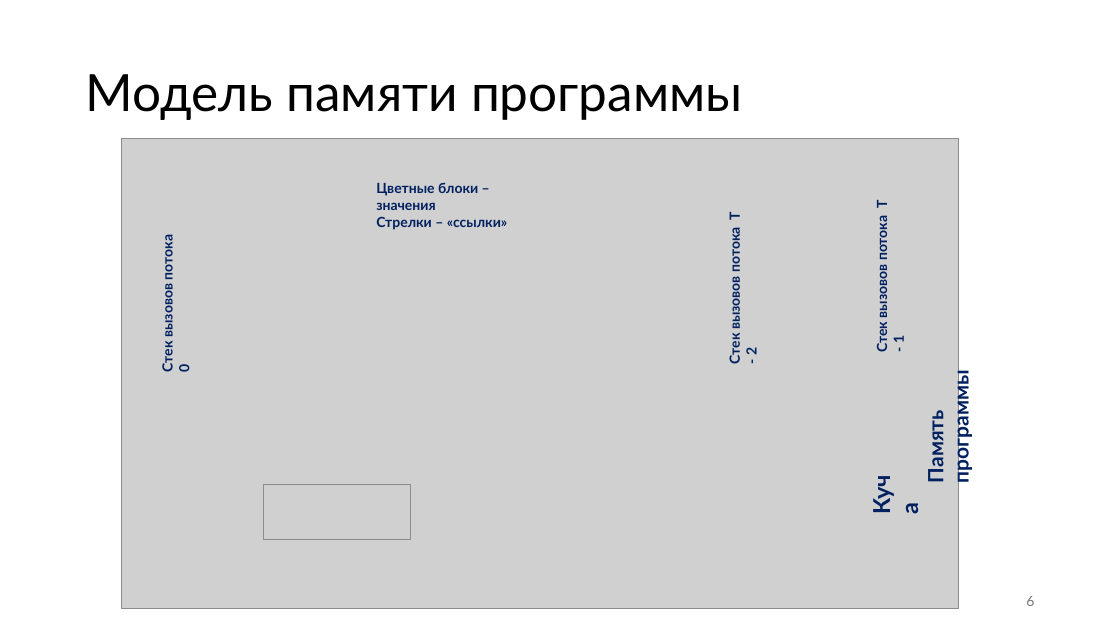
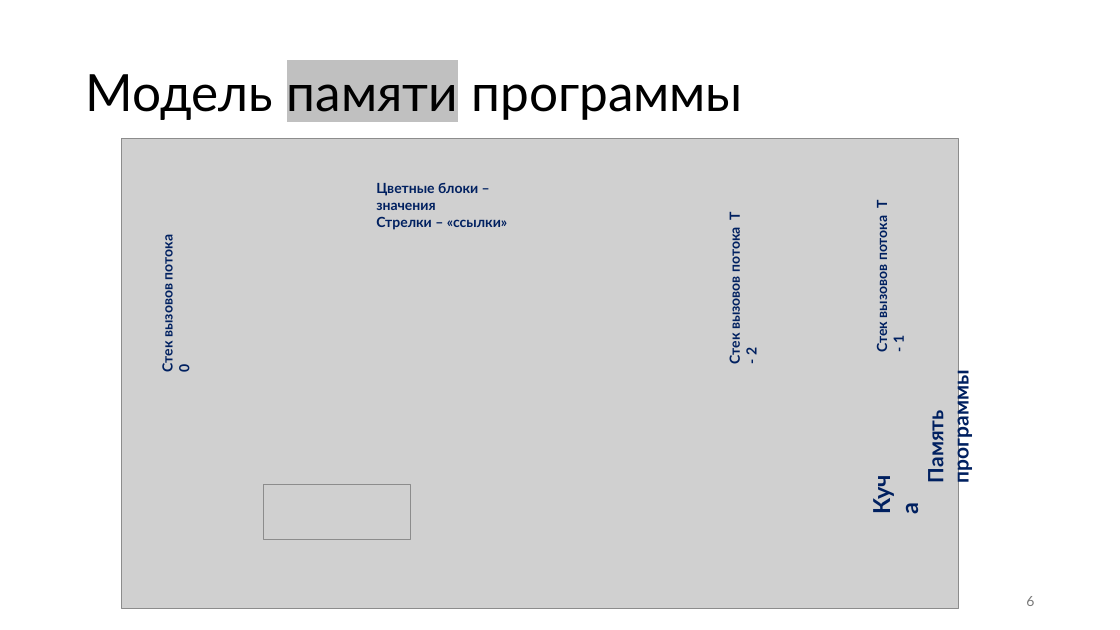
Before and after one commit to Evgueni-Petrov-aka-espetrov/Algorithms-and-Programming-in-C-pptx, a slide deck: slide 6 of 001 Типы языка Си.pptx. Drawn at 1120x630 pixels with LibreOffice and Linux fonts; fonts in the diff are those of the drawing; grey boxes stand for pictures. Boxes give left, top, right and bottom in pixels: in the first picture for what was removed or moved away, otherwise in the second. Text is boxed around its words. In the diff, an @@ line names an element or a change of style, - is before the commit and + after.

```diff
--- a/001 Типы языка Си.pptx
+++ b/001 Типы языка Си.pptx
@@ title "Модель памяти программы" at (x1=85, y1=74, x2=743, y2=120): highlight none to #C0C0C0 in "памяти" @@
```
Also in this commit, not shown: 16 other slides changed, 1 other file.
